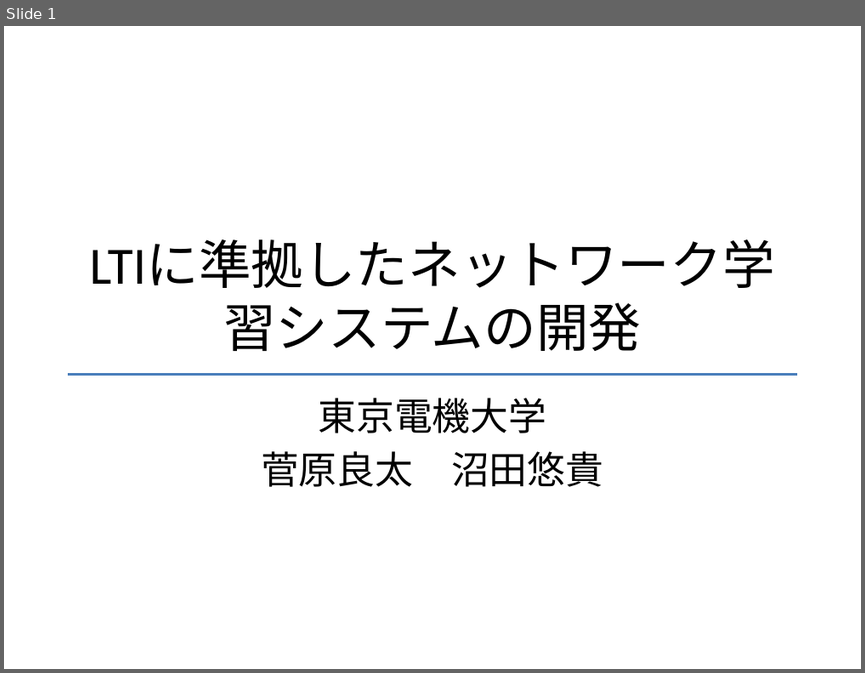
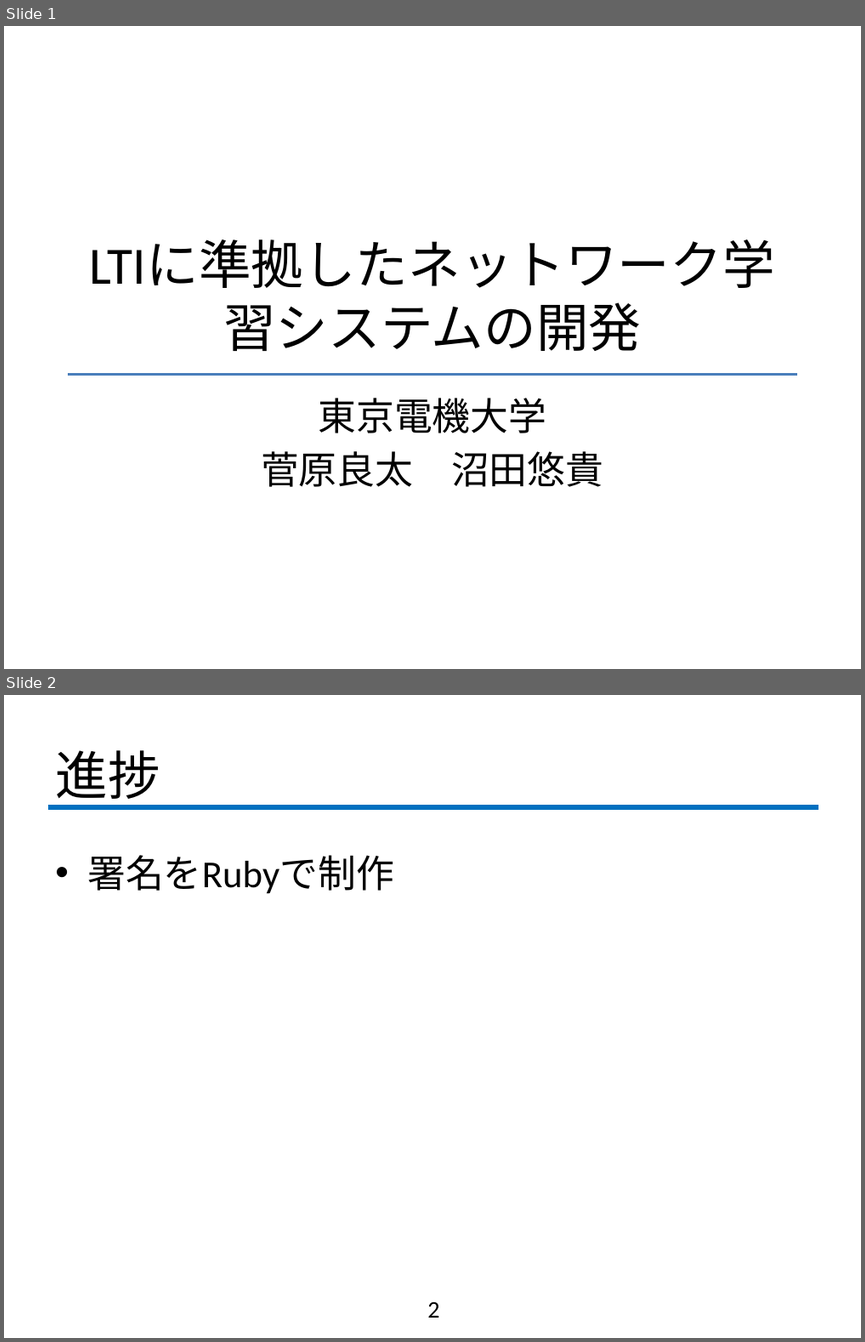
Before and after one commit to fujiLabo/fuji_simu, a slide deck: テンプレ.pptx. Shown one above the other, each under a label of ours: slide 1 before the commit, slides 1 and 2 after it. The pictures are 865x673 and 865x1342 pixels, drawn with LibreOffice and Linux fonts; fonts in the diff are those of the drawing; background and template pictures are left out. Boxes give left, top, right and bottom in pixels: in the first picture for what was removed or moved away, otherwise in the second. Text is boxed around its words. In the diff, an @@ line names an element or a change of style, - is before the commit and + after.

```diff
--- a/テンプレ.pptx
+++ b/テンプレ.pptx
@@ slide 2 added at [4,695,861,1338], background #FFFFFF @@
@@ title added at [55,750,160,808], 44 pt, text #000000 @@
+進捗
@@ line added from (47, 807) to (818, 807), #0070C0 4 pt @@
@@ text added at [87,855,394,894], 32 pt, text #000000 @@
+• 署名をRubyで制作
@@ page number added at [427,1301,439,1317], 20 pt, text #000000 @@
+2
```
Also in this commit, not shown: 6 other slides added, 1 other file.
